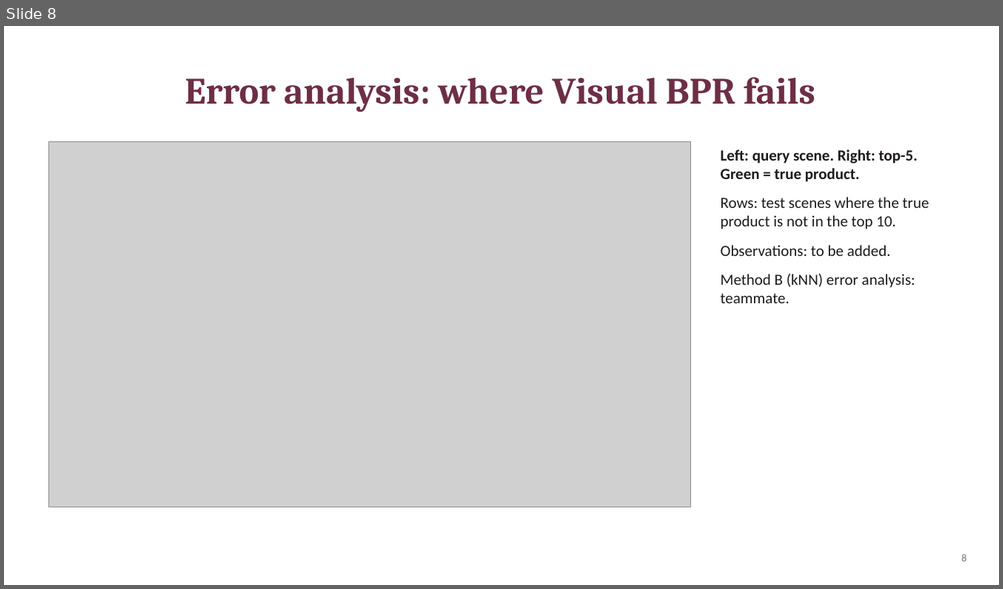
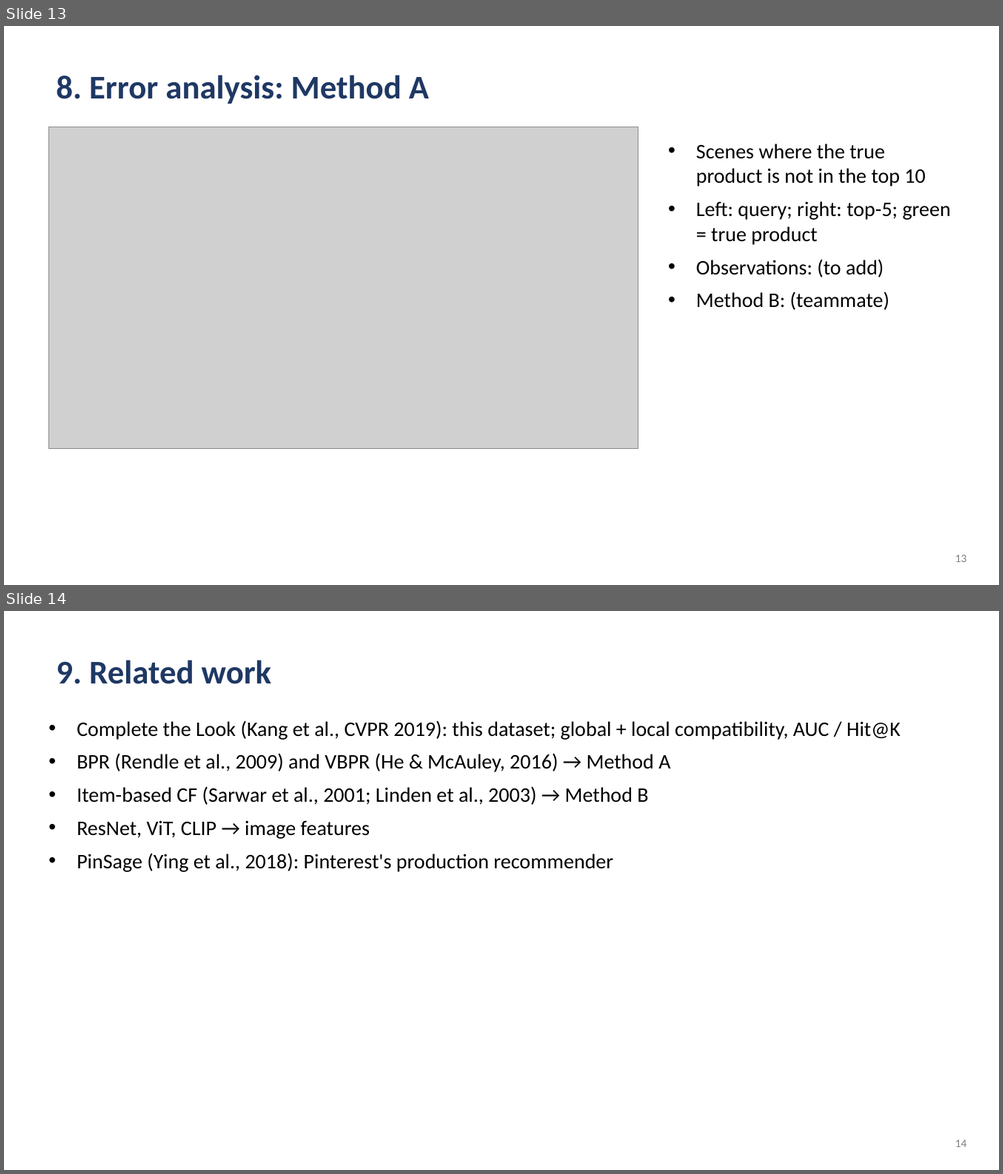
Before and after one commit to raw012/PInterest-Recommender-System, a slide deck: slides.pptx. Shown one above the other, each under a label of ours: slide 8 before the commit, slides 13 and 14 after it. The pictures are 1003x589 and 1003x1174 pixels, drawn with LibreOffice and Linux fonts; fonts in the diff are those of the drawing; grey boxes stand for pictures. Boxes give left, top, right and bottom in pixels: in the first picture for what was removed or moved away, otherwise in the second. Text is boxed around its words. In the diff, an @@ line names an element or a change of style, - is before the commit and + after.

```diff
--- a/slides.pptx
+++ b/slides.pptx
@@ slide 14 added at (x1=4, y1=611, x2=999, y2=1170), background #FFFFFF @@
@@ title added at (x1=56, y1=660, x2=271, y2=684), 32 pt, text #1F3864, bold @@
+9. Related work
@@ text added at (x1=77, y1=721, x2=900, y2=872), 20 pt, text #000000 @@
+• Complete the Look (Kang et al., CVPR 2019): this dataset; global + local compatibility, AUC / Hit@K
+• BPR (Rendle et al., 2009) and VBPR (He & McAuley, 2016) → Method A
+• Item-based CF (Sarwar et al., 2001; Linden et al., 2003) → Method B
+• ResNet, ViT, CLIP → image features
+• PinSage (Ying et al., 2018): Pinterest's production recommender
@@ page number added at (x1=955, y1=1140, x2=967, y2=1147), 11 pt, text #7F7F7F @@
+14
@@ what was slide 8 is now slide 13 @@
@@ slide 13 changed as well @@
@@ title at (x1=56, y1=75, x2=429, y2=104): text changed; size 36 to 32 pt; font Cambria to Calibri; text colour #6D2E46 to #1F3864 @@
-Error analysis: where Visual BPR fails
+8. Error analysis: Method A
@@ picture resized from (x1=48, y1=141, x2=691, y2=507) to (x1=48, y1=127, x2=638, y2=449) @@
@@ text at (x1=696, y1=144, x2=950, y2=310): text changed; size 15 to 20 pt; text colour #1F1A1C to #000000 @@
-Left: query scene. Right: top-5. Green = true product.
-Rows: test scenes where the true product is not in the top 10.
-Observations: to be added.
-Method B (kNN) error analysis: teammate.
+• Scenes where the true product is not in the top 10
+• Left: query; right: top-5; green = true product
+• Observations: (to add)
+• Method B: (teammate)
@@ page number at (x1=955, y1=555, x2=967, y2=562): text changed; size 10 to 11 pt; text colour #6B7178 to #7F7F7F @@
-8
+13
```
Also in this commit, not shown: 2 other slides changed, 11 other slides added, 6 slides removed.
